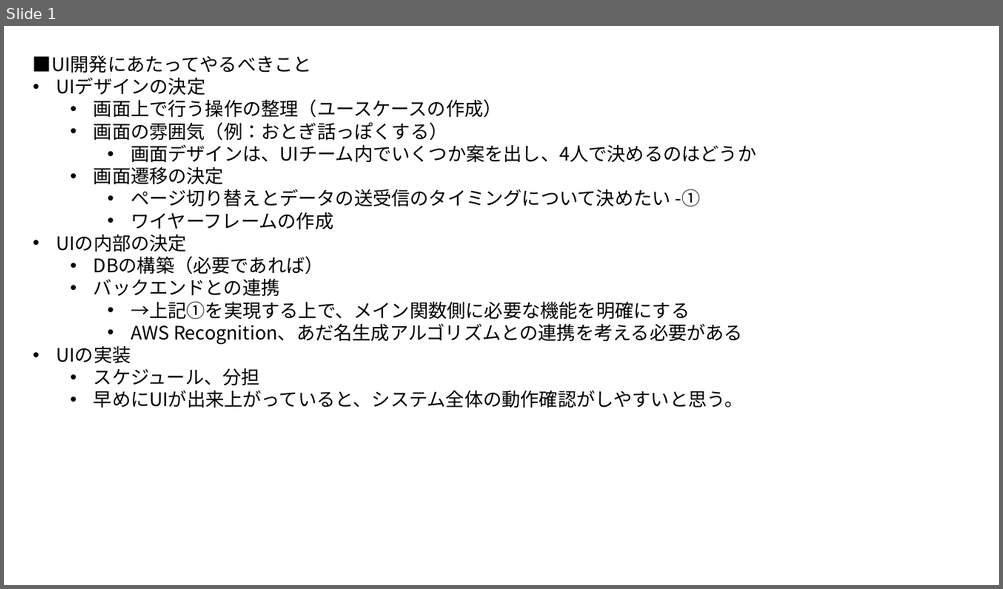
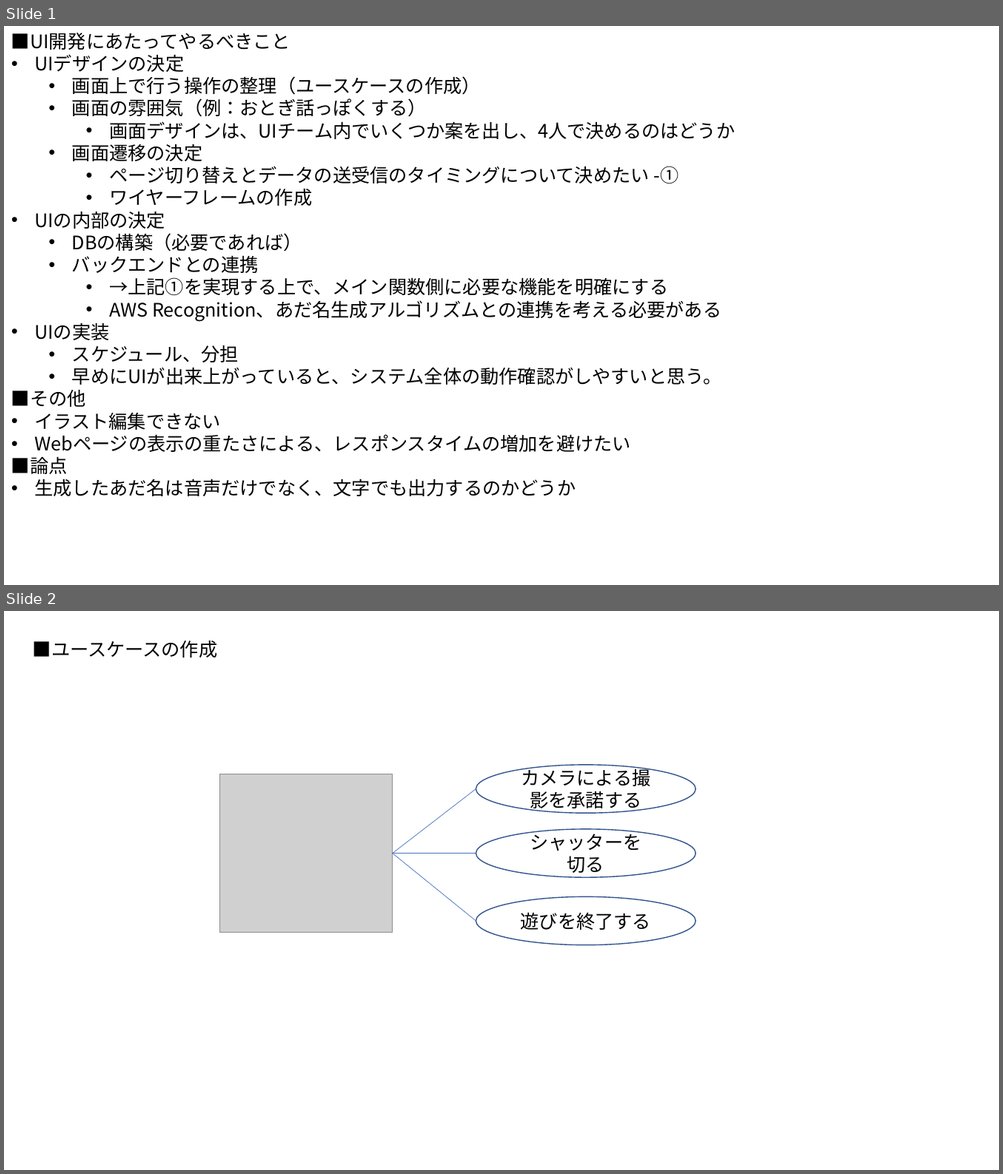
Before and after one commit to RifujinHat/Documents, a slide deck: UI関連/UI_20210904.pptx. Shown one above the other, each under a label of ours: slide 1 before the commit, slides 1 and 2 after it. The pictures are 1003x589 and 1003x1174 pixels, drawn with LibreOffice and Linux fonts; fonts in the diff are those of the drawing; grey boxes stand for pictures. Boxes give left, top, right and bottom in pixels: in the first picture for what was removed or moved away, otherwise in the second. Text is boxed around its words. In the diff, an @@ line names an element or a change of style, - is before the commit and + after.

Commit message:
UI案の編集

```diff
--- a/UI関連/UI_20210904.pptx
+++ b/UI関連/UI_20210904.pptx
@@ slide 2 added at [4, 611, 999, 1170], background #FFFFFF @@
@@ text added at [33, 641, 217, 658], 18 pt, text #000000 @@
+■ユースケースの作成
@@ ellipse added at [475, 765, 695, 813], outline #325491 1 pt, 18 pt, text #000000 @@
+カメラによる撮影を承諾する
@@ picture added at [219, 774, 392, 933] @@
@@ line added from (392, 854) to (475, 789), #4472C4 0.5 pt @@
@@ ellipse added at [475, 829, 695, 878], outline #325491 1 pt, 18 pt, text #000000 @@
+シャッターを
+切る
@@ line added from (392, 854) to (475, 854), #4472C4 0.5 pt @@
@@ line added from (392, 854) to (475, 921), #4472C4 0.5 pt @@
@@ ellipse added at [475, 897, 695, 945], outline #325491 1 pt, 18 pt, text #000000 @@
+遊びを終了する
@@ slide 1 changed as well @@
@@ text "■UI開発にあたってやるべきこと": place and size @@
-text "■UI開発にあたってやるべきこと" at [33, 56, 756, 408]
+text "■UI開発にあたってやるべきこと" at [11, 33, 734, 497]
@@ text at [11, 390, 630, 497]: paragraphs added @@
+■その他
+• イラスト編集できない
+• Webページの表示の重たさによる、レスポンスタイムの増加を避けたい
+■論点
+• 生成したあだ名は音声だけでなく、文字でも出力するのかどうか
```
Also in this commit, not shown: 3 other slides added, 1 slide removed.
